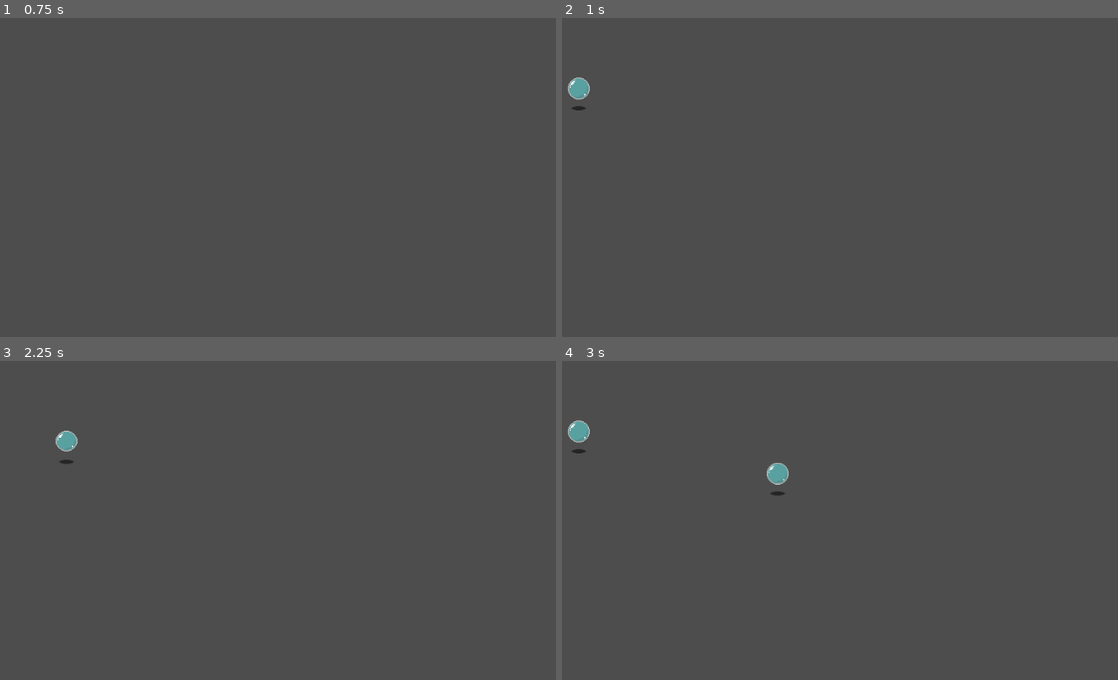
Above: before the commit, frames 1-4 (two rows, left to right).
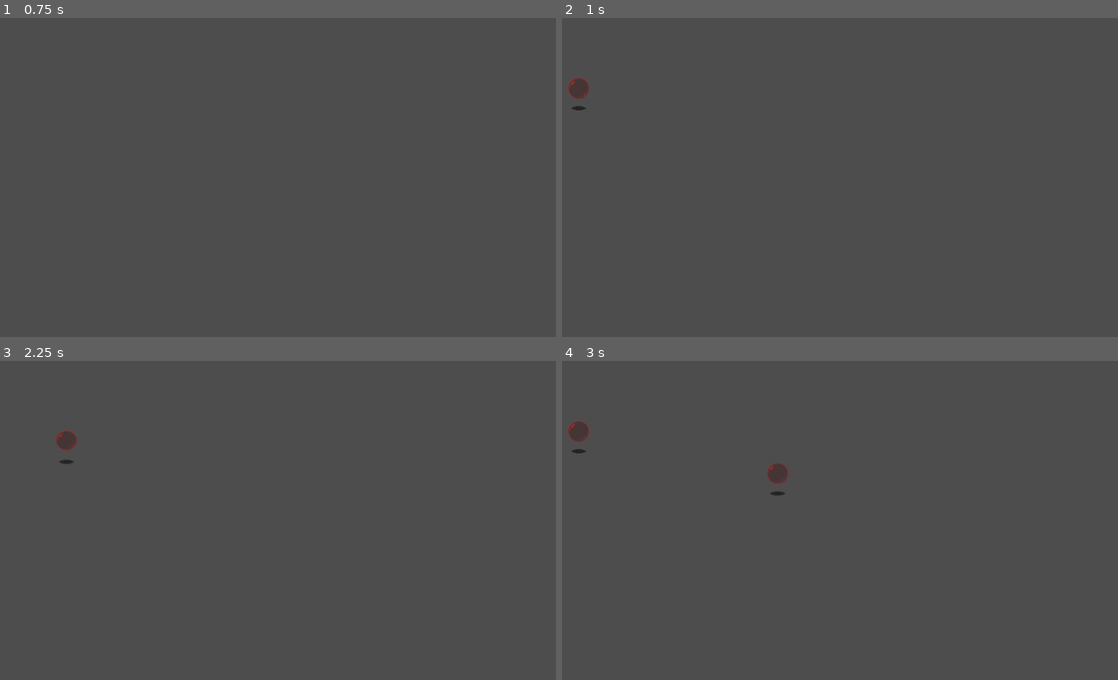
Above: after the commit, the same moments.

Repository: benxutech/bubble-tower-defense
Game: Godot game, scene res://Scenes/Maps/BaseMap.tscn
Same seed, same stepped clock (60 frames per second), same inputs: the game is played once before the commit and once after it.
Inputs (mouse positions are in pixels of both pictures, inside the frame that each line leads up to):
- Up to frame 1 (0.75 s): tap Enter at 0.5 s; move the mouse to (361, 136) at 0.52 s; click (361, 136) at 0.67 s
- Up to frame 2 (1 s): no input
- Up to frame 3 (2.25 s): move the mouse to (66, 440) at 1.27 s; click (66, 440) at 1.42 s; move the mouse to (278, 405) at 2.02 s; click (278, 405) at 2.17 s
- Up to frame 4 (3 s): move the mouse to (734, 581) at 2.77 s; click (734, 581) at 2.92 s

Frame 1 is identical in both runs. In frame 2, 0.2% of the frame differs, in the area x 0-6%, y 18-26%; in frame 3, 0.2%; in frame 4, 0.4%, in the area x 0-41%, y 18-39%.

Commit message:
tweak some bubble stuff

Diff:
--- a/Scenes/Bubbles/base_bubble.gd
+++ b/Scenes/Bubbles/base_bubble.gd
@@ -9,7 +9,7 @@
 
 # Called when the node enters the scene tree for the first time.
 func _ready() -> void:
-	pass
+	$BubbleSprite.modulate = Color.BROWN
 
 func finished_path():
 	if is_destroyed:
--- a/Scenes/Bubbles/bubble_sprite.gd
+++ b/Scenes/Bubbles/bubble_sprite.gd
@@ -1,6 +1,6 @@
 extends AnimatedSprite2D
 
-const BOB_SPEED = 0.1
+const BOB_SPEED = 0.15
 var isUp = true
 var offsetY = 0
 
